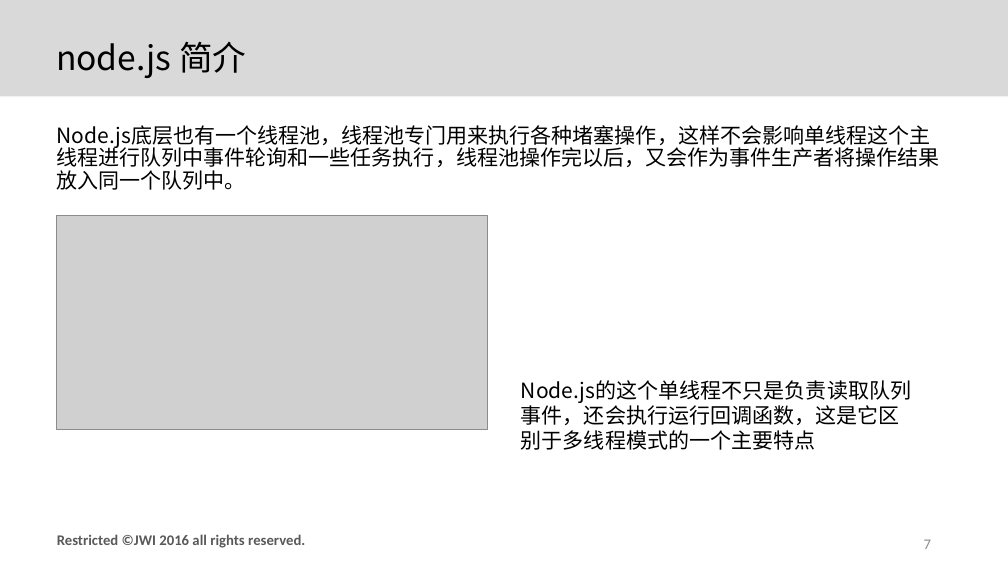
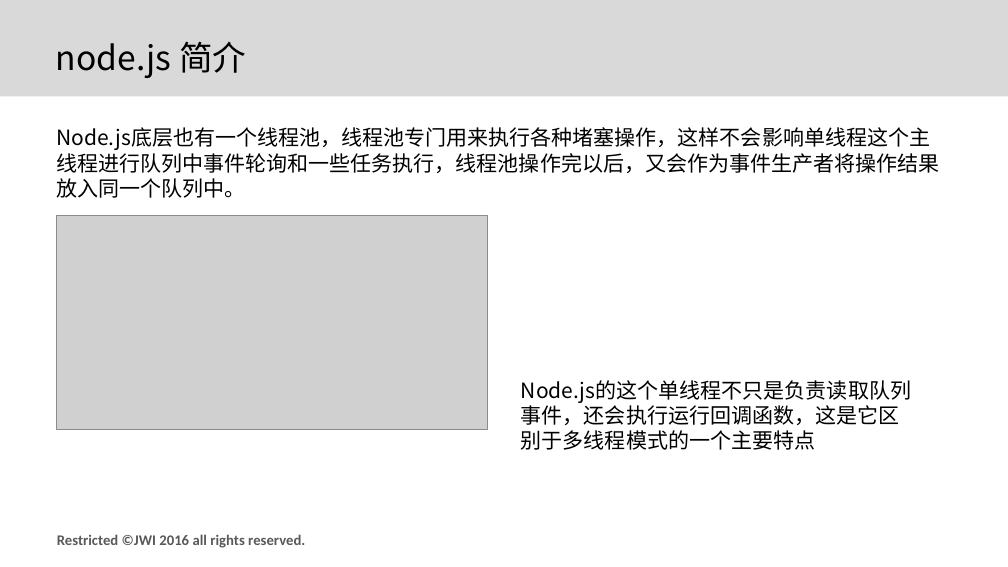
Before and after one commit to afterloe/node.js, a slide deck: slide 6 of 第一天/第一天.pptx (slide 7 before the commit). Drawn at 1008x567 pixels with LibreOffice and Linux fonts; fonts in the diff are those of the drawing; grey boxes stand for pictures; background and template pictures are left out. Boxes give left, top, right and bottom in pixels: in the first picture for what was removed or moved away, otherwise in the second. Text is boxed around its words. In the diff, an @@ line names an element or a change of style, - is before the commit and + after.

```diff
--- a/第一天/第一天.pptx
+++ b/第一天/第一天.pptx
@@ text "Node.js底层也有一个线程池，线程池专门用来执行各种堵塞操作，这样不会影响单线程这个主线程进行队列中事件轮询和一些任 ..." at <box>56,127,939,198</box>: line spacing 0.9 to 1; less space between paragraphs @@
@@ page number removed at <box>924,539,931,549</box> @@
-7
```
Also in this commit, not shown: 15 other slides changed, 10 other files.
